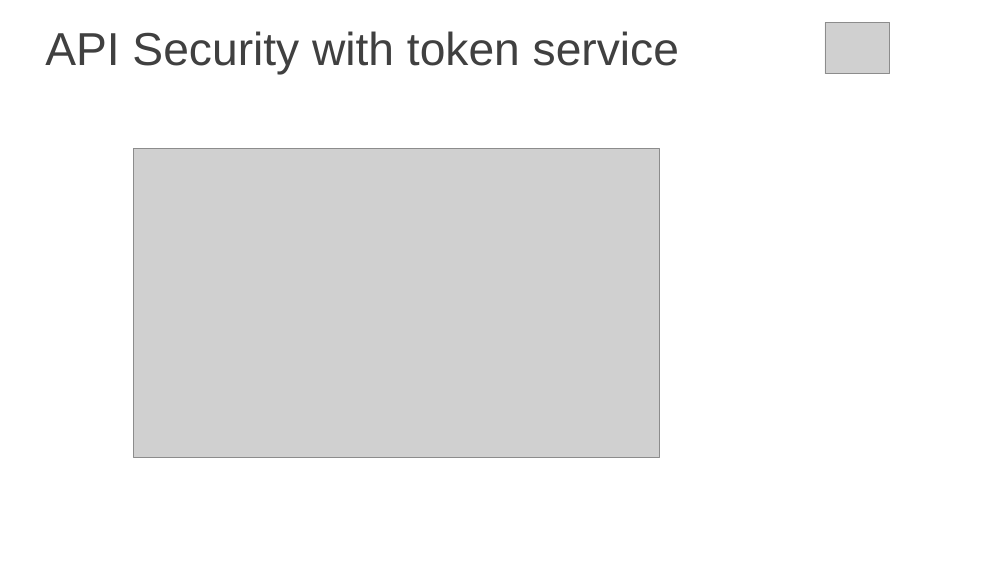
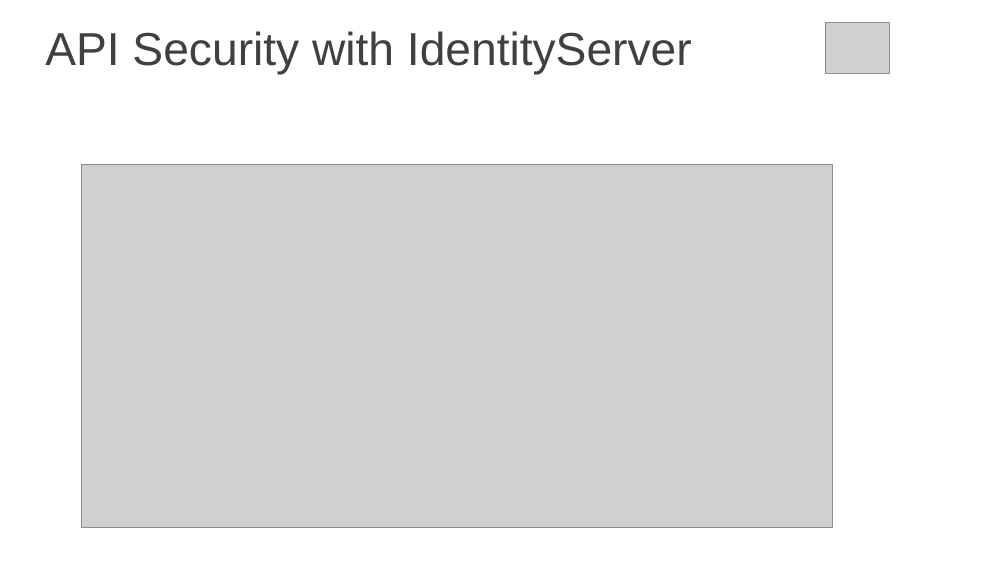
Before and after one commit to itorian/IdentityServer, a slide deck: slide 6 of IdentityServerDemo/IdentityServer.pptx. Drawn at 1008x567 pixels with LibreOffice and Linux fonts; fonts in the diff are those of the drawing; grey boxes stand for pictures; background and template pictures are left out. Boxes give left, top, right and bottom in pixels: in the first picture for what was removed or moved away, otherwise in the second. Text is boxed around its words. In the diff, an @@ line names an element or a change of style, - is before the commit and + after.

```diff
--- a/IdentityServerDemo/IdentityServer.pptx
+++ b/IdentityServerDemo/IdentityServer.pptx
@@ title at <box>45,31,692,74</box>: text changed @@
-API Security with token service
+API Security with IdentityServer
@@ picture: place and size @@
-picture at <box>134,148,659,457</box>
+picture at <box>81,165,833,529</box>
```
Also in this commit, not shown: 6 other slides changed, 2 slides added, 2 slides removed, 10 other files.
